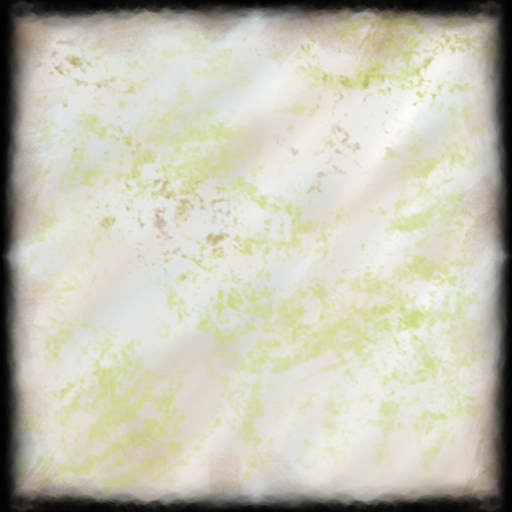
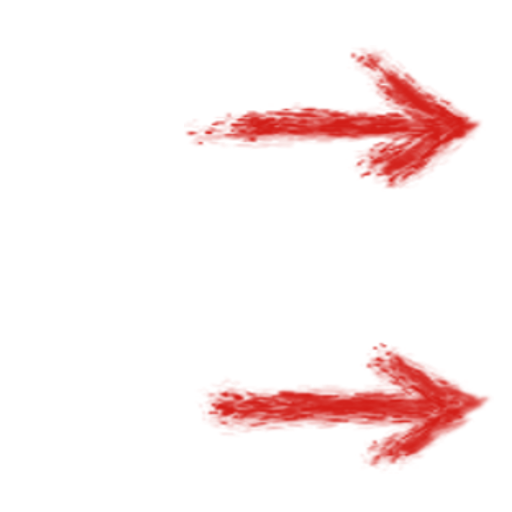
Layers edited between the first and the second 512 × 512 image:
showed "active east" over [128, 0, 512, 512]
hid group "boarder" (1st of 2) (2 layers) over [0, 0, 512, 512]
hid "Background" over [0, 0, 512, 512]